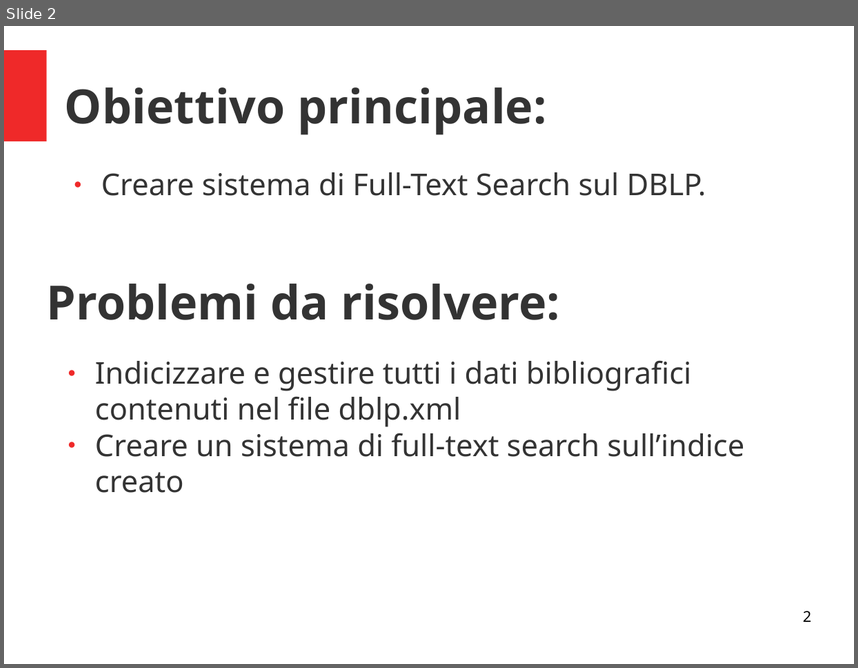
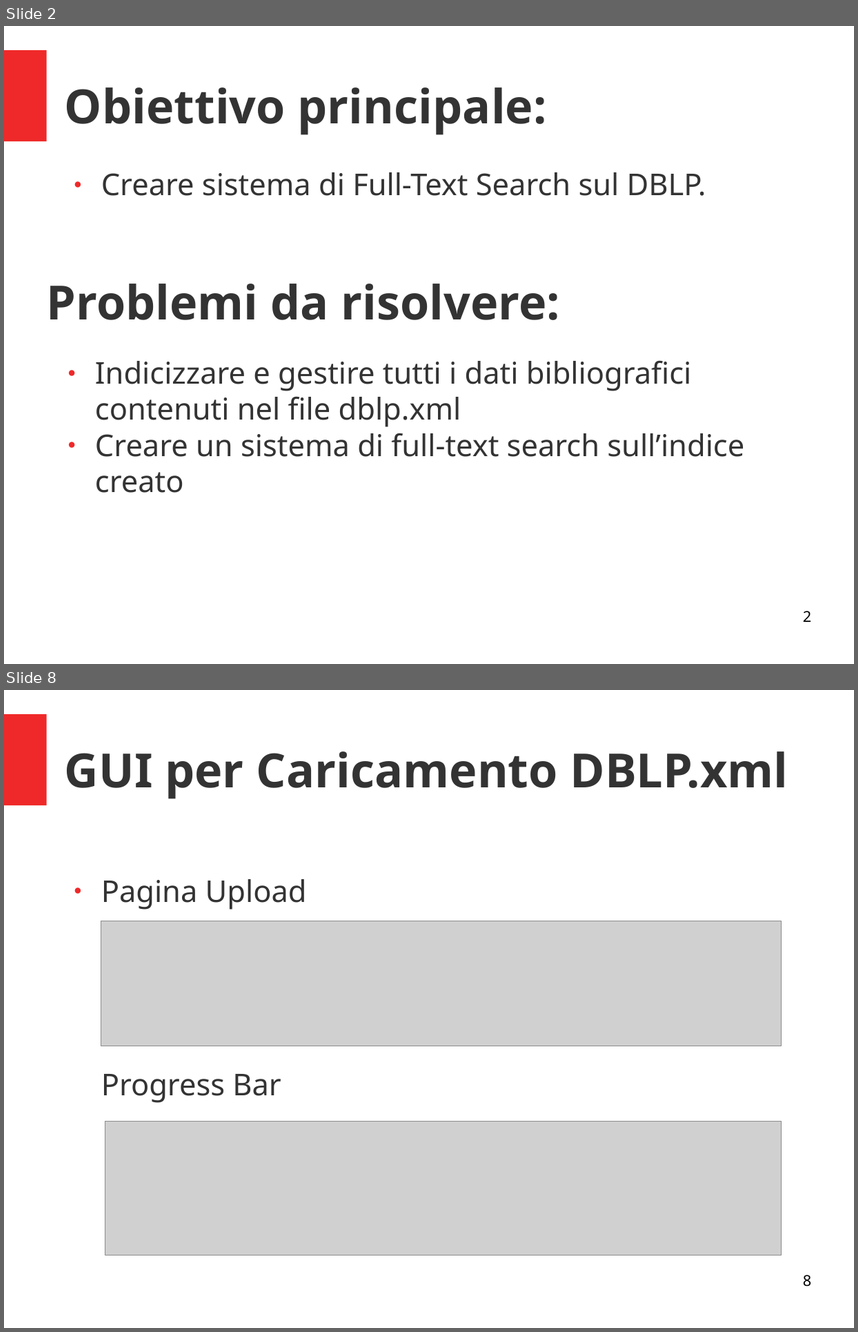
Before and after one commit to The-BFG/DBLP, a slide deck: PresentazioneProgetto.odp. Shown one above the other, each under a label of ours: slide 2 before the commit, slides 2 and 8 after it; the slides between them are not shown. The pictures are 858x668 and 858x1332 pixels, drawn with LibreOffice and Linux fonts; fonts in the diff are those of the drawing; grey boxes stand for pictures. Boxes give left, top, right and bottom in pixels: in the first picture for what was removed or moved away, otherwise in the second. Text is boxed around its words. In the diff, an @@ line names an element or a change of style, - is before the commit and + after.

```diff
--- a/PresentazioneProgetto.odp
+++ b/PresentazioneProgetto.odp
@@ slide 8 added at (4,690,854,1328), background #FFFFFF; not listed: 1 template element that a slide beside it also shows @@
@@ title added at (65,751,789,799), 44 pt, text #333333, bold @@
+GUI per Caricamento DBLP.xml
@@ text added at (101,879,307,909), 28 pt, text #333333 @@
+● Pagina Upload
@@ picture added at (101,920,782,1045) @@
@@ text added at (101,1074,281,1103), 28 pt, text #333333 @@
+Progress Bar
@@ picture added at (105,1121,782,1254) @@
@@ page number added at (803,1274,811,1286), 14 pt, text #000000 @@
+8
```
Also in this commit, not shown: 2 slides changed, 9 other slides added.
